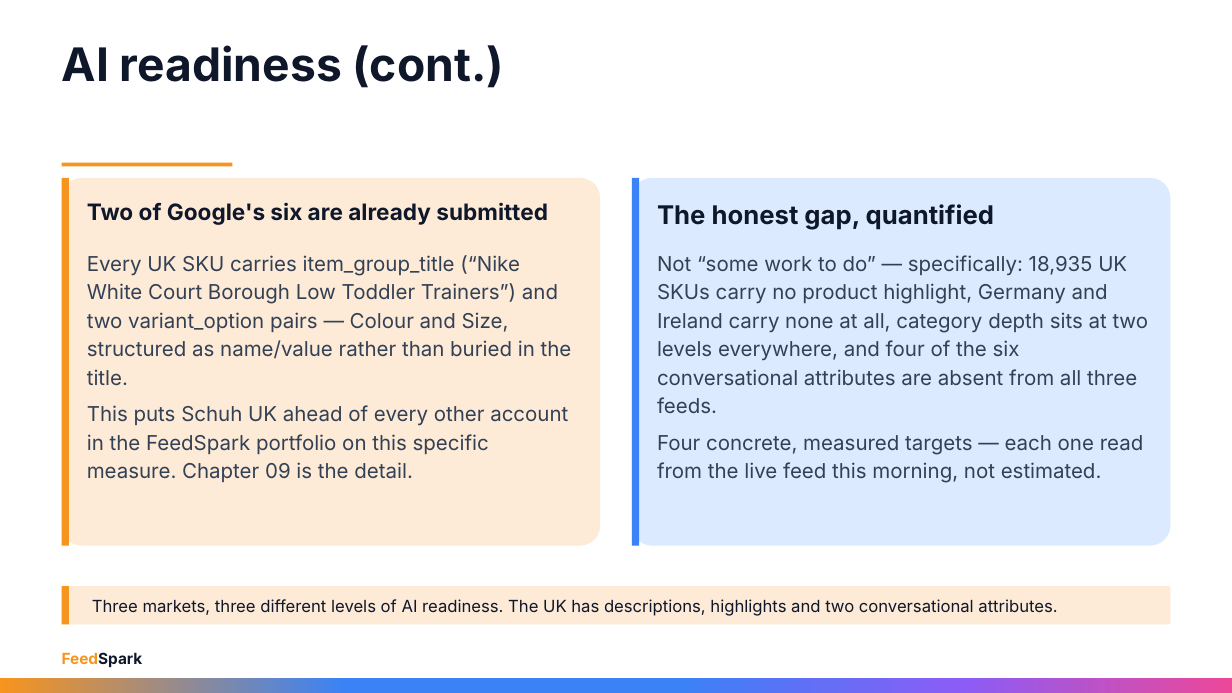
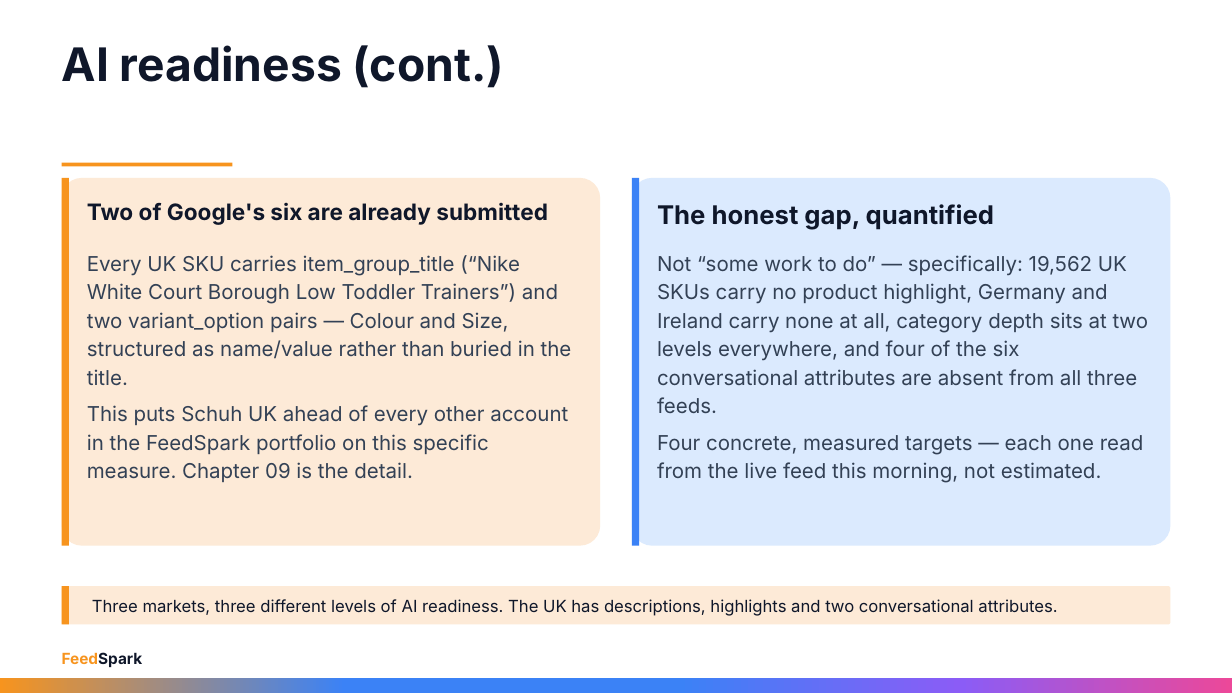
Before and after one commit to rayvtt/feedspark, a slide deck: slide 25 of docs/materials/Schuh_Strategy_Review_Sep26.pptx (slide 26 before the commit). Drawn at 1232x693 pixels with LibreOffice and Linux fonts; fonts in the diff are those of the drawing. Boxes give left, top, right and bottom in pixels: in the first picture for what was removed or moved away, otherwise in the second. Text is boxed around its words. In the diff, an @@ line names an element or a change of style, - is before the commit and + after.

```diff
--- a/docs/materials/Schuh_Strategy_Review_Sep26.pptx
+++ b/docs/materials/Schuh_Strategy_Review_Sep26.pptx
@@ text at [657,255,1149,413]: text changed @@
-Not “some work to do” — specifically: 18,935 UK SKUs carry no product highlight, Germany and Ireland carry none at all, category depth sits at two levels everywhere, and four of the six conversational attributes are absent from all three feeds.
+Not “some work to do” — specifically: 19,562 UK SKUs carry no product highlight, Germany and Ireland carry none at all, category depth sits at two levels everywhere, and four of the six conversational attributes are absent from all three feeds.
```
Also in this commit, not shown: 22 other slides changed, 5 slides added, 7 slides removed, 2 other files.
